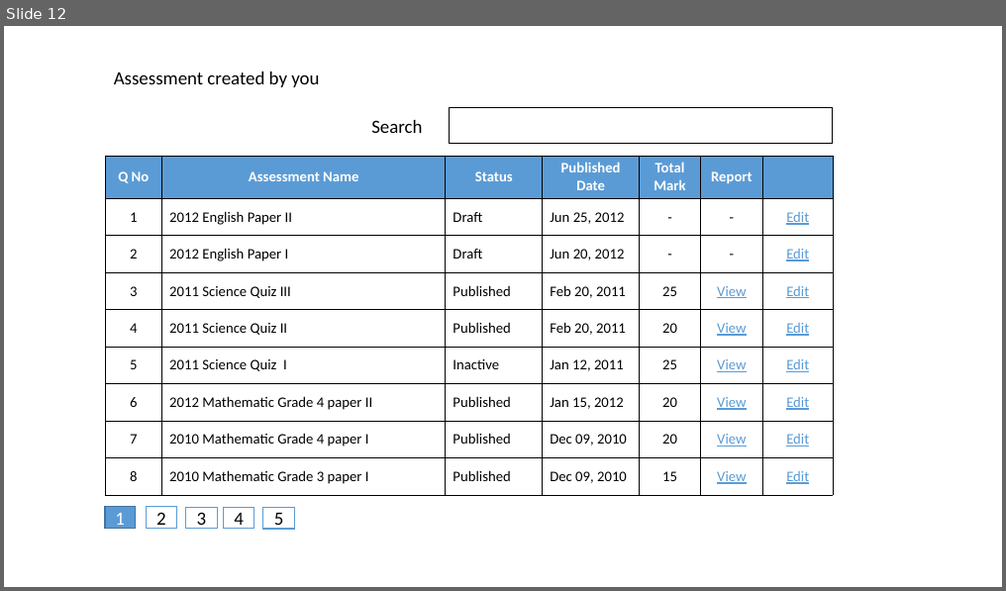
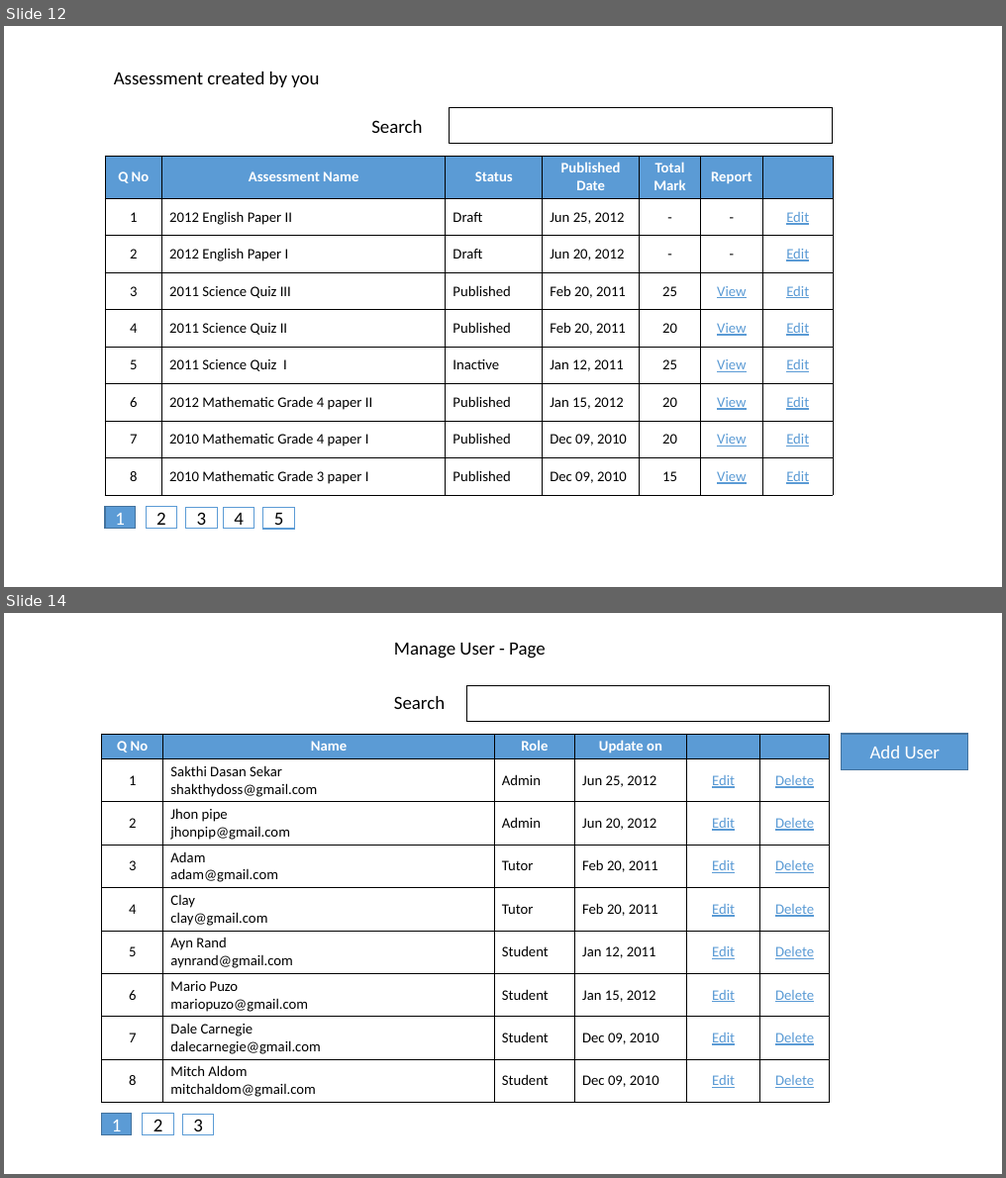
Before and after one commit to shakthydoss/suriyan, a slide deck: docs/wireframe.pptx. Shown one above the other, each under a label of ours: slide 12 before the commit, slides 12 and 14 after it; the slides between them are not shown. The pictures are 1006x591 and 1006x1178 pixels, drawn with LibreOffice and Linux fonts; fonts in the diff are those of the drawing. Boxes give left, top, right and bottom in pixels: in the first picture for what was removed or moved away, otherwise in the second. Text is boxed around its words. In the diff, an @@ line names an element or a change of style, - is before the commit and + after.

```diff
--- a/docs/wireframe.pptx
+++ b/docs/wireframe.pptx
@@ slide 14 added at (4, 613, 1002, 1174), background #FFFFFF @@
@@ text added at (394, 643, 546, 659), 18 pt, text #000000 @@
+Manage User - Page
@@ text added at (394, 696, 445, 709), 18 pt, text #000000 @@
+Search
@@ rectangle added at (466, 685, 830, 722), fill #FFFFFF, outline #000000 1 pt @@
@@ table added at (101, 734, 829, 1101), 9 rows, 6 columns @@
+Q No | Name | Role | Update on |  | 
+1 | Sakthi Dasan Sekar / shakthydoss@gmail.com | Admin | Jun 25, 2012 | Edit | Delete
+2 | Jhon pipe / jhonpip@gmail.com | Admin | Jun 20, 2012 | Edit | Delete
+3 | Adam / adam@gmail.com | Tutor | Feb 20, 2011 | Edit | Delete
+4 | Clay / clay@gmail.com | Tutor | Feb 20, 2011 | Edit | Delete
+5 | Ayn Rand / aynrand@gmail.com | Student | Jan 12, 2011 | Edit | Delete
+6 | Mario Puzo / mariopuzo@gmail.com | Student | Jan 15, 2012 | Edit | Delete
+7 | Dale Carnegie / dalecarnegie@gmail.com | Student | Dec 09, 2010 | Edit | Delete
+8 | Mitch Aldom / mitchaldom@gmail.com | Student | Dec 09, 2010 | Edit | Delete
@@ rectangle added at (842, 734, 968, 769), fill #5B9BD5, outline #43739E 1 pt, 18 pt, text #FFFFFF @@
+Add User
@@ rectangle added at (101, 1114, 132, 1135), fill #5B9BD5, outline #43739E 1 pt, 18 pt, text #FFFFFF @@
+1
@@ rectangle added at (143, 1114, 174, 1135), fill #FFFFFF, outline #5B9BD5 1 pt, 18 pt, text #000000 @@
+2
@@ rectangle added at (183, 1115, 214, 1136), fill #FFFFFF, outline #5B9BD5 1 pt, 18 pt, text #000000 @@
+3
```
Also in this commit, not shown: 1 slide changed, 5 other slides added, 1 slide removed, 20 other files.
